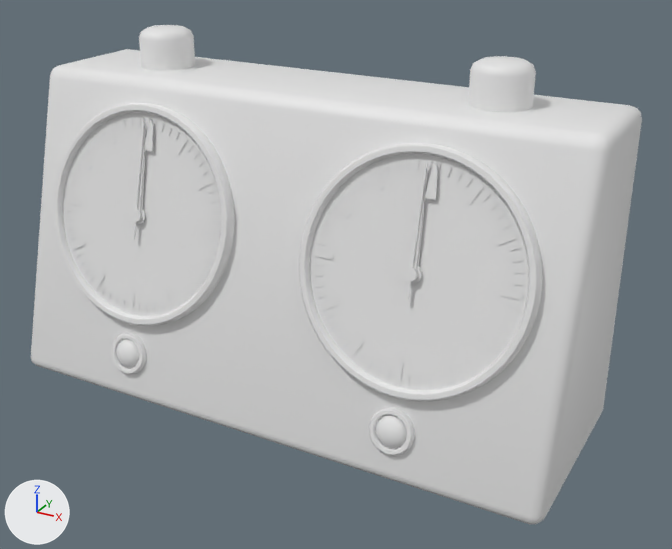
The glTF model assets/models/chess_clock.glb, before and after one commit.
Rendered twice from a 50 mm lens placed at (0.152, -0.25, 0.173), pointed at (0.013, 0.001, 0.048). Every picture has the same lights, and +X, +Y and +Z are marked at lower left. The first picture is the older version. Where no turn or scale is listed for an object, it has been applied to the vertices. Vertices at exactly the same position are counted once.

The first picture shows 'button_left', 'button_right', 'case' and 8 more.
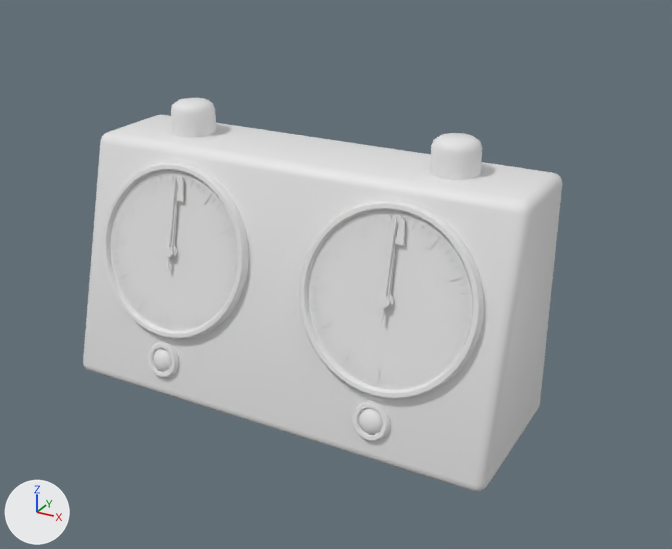
What differs and where, as boxes [x1, y1, x2, y2] in the pictures (672 x 549 px; the box of a moved part takes in the faces that stretch with it):
'case', reshaped (22% narrower, 21% shorter): before [31, 49, 642, 524]; after [83, 115, 562, 492]
'button_right', reshaped, moved (23% narrower, 16% shorter): before [468, 56, 536, 112]; after [430, 133, 482, 180]
'button_left', reshaped, moved (19% narrower, 13% shorter): before [139, 25, 195, 71]; after [171, 98, 216, 138]
part 3 of me_case, moved or reshaped: before [31, 49, 642, 524]; after [83, 115, 562, 492]
part 4 of me_case, moved or reshaped: before [63, 113, 222, 316]; after [110, 171, 238, 331]
part 5 of me_case, moved or reshaped: before [310, 154, 528, 390]; after [308, 210, 472, 390]
part 6 of me_case, moved or reshaped: before [202, 226, 219, 236]; after [222, 261, 236, 269]
part 7 of me_case, moved or reshaped: before [189, 265, 204, 282]; after [211, 291, 224, 305]
part 8 of me_case, moved or reshaped: before [128, 291, 134, 311]; after [162, 311, 168, 327]
part 9 of me_case, deleted: before [65, 117, 524, 456]
part 10 of me_case, cut back: before [54, 103, 542, 402]; after [103, 163, 484, 441]

What the commit changed:
me_button_left is used by ob_button_left; location (-0.062, 0.0145, 0.108).
me_button_left had 161 vertices, 280 faces and spanned x -0.0095..0.0095, y -0.0095..0.0095, z -0.006..0.013.
me_button_left now has 161 vertices, 280 faces and spans x -0.0078..0.0078, y -0.0078..0.0078, z -0.005..0.011.
me_button_left part 1: 161 of 161 vertices moved; they spanned x -0.0095..0.0095, y -0.0095..0.0095, z -0.006..0.013 and now span x -0.0078..0.0078, y -0.0078..0.0078, z -0.005..0.011; mean shift (0.0, 0.0, -0.0013).
me_button_right is used by ob_button_right; location (0.062, 0.0145, 0.108).
me_button_right had 161 vertices, 280 faces and spanned x -0.0095..0.0095, y -0.0095..0.0095, z -0.006..0.013.
me_button_right now has 161 vertices, 280 faces and spans x -0.0078..0.0078, y -0.0078..0.0078, z -0.005..0.011.
me_button_right part 2: 161 of 161 vertices moved; they spanned x -0.0095..0.0095, y -0.0095..0.0095, z -0.006..0.013 and now span x -0.0078..0.0078, y -0.0078..0.0078, z -0.005..0.011; mean shift (0.0, 0.0, -0.0013).
me_case is used by ob_case; location (0.0, 0.0, 0.0).
me_case had 1874 vertices, 2676 faces and spanned x -0.1..0.1, y -0.035..0.036, z 0.0..0.108.
me_case now has 1874 vertices, 2676 faces and spans x -0.08..0.08, y -0.029..0.029, z 0.0..0.086.
me_case part 3: the loose piece of 96 vertices spanning x -0.1..0.1, y -0.035..0.036, z 0.0..0.108 is scaled about the mesh origin by (0.798, 0.801, 0.793).
me_case part 4: the loose piece of 96 vertices spanning x -0.086..-0.016, y -0.029..-0.01, z 0.03..0.098 is scaled about the mesh origin by 0.8.
me_case part 5: the loose piece of 96 vertices spanning x 0.016..0.086, y -0.029..-0.01, z 0.03..0.098 is scaled about the mesh origin by 0.8.
me_case part 6: the loose piece of 4 vertices spanning x -0.024..-0.018, y -0.021..-0.02, z 0.063..0.065 is moved by (0.004, 0.004, -0.013).
me_case part 7: the loose piece of 4 vertices spanning x -0.028..-0.022, y -0.025..-0.024, z 0.047..0.052 is moved by (0.005, 0.004, -0.01).
me_case part 8: the loose piece of 4 vertices spanning x -0.052..-0.05, y -0.029..-0.028, z 0.032..0.039 is moved by (0.01, 0.005, -0.007).
me_case part 9: 97 loose pieces with 902 vertices, spanning x -0.084..0.084, y -0.035..-0.012, z 0.009..0.096, are deleted.
me_case part 10: 576 vertices removed from x -0.089..0.089, y -0.032..-0.009, z 0.027..0.101; 1478 vertices added at x -0.071..0.071, y -0.029..-0.007, z 0.007..0.081.
Other edits to the shape of me_case do not show in these pictures.
Object 'button_left' (ob_button_left) moves from (-0.062, 0.0145, 0.108) to (-0.05, 0.0115, 0.086).
Object 'button_right' (ob_button_right) moves from (0.062, 0.0145, 0.108) to (0.05, 0.0115, 0.086).
